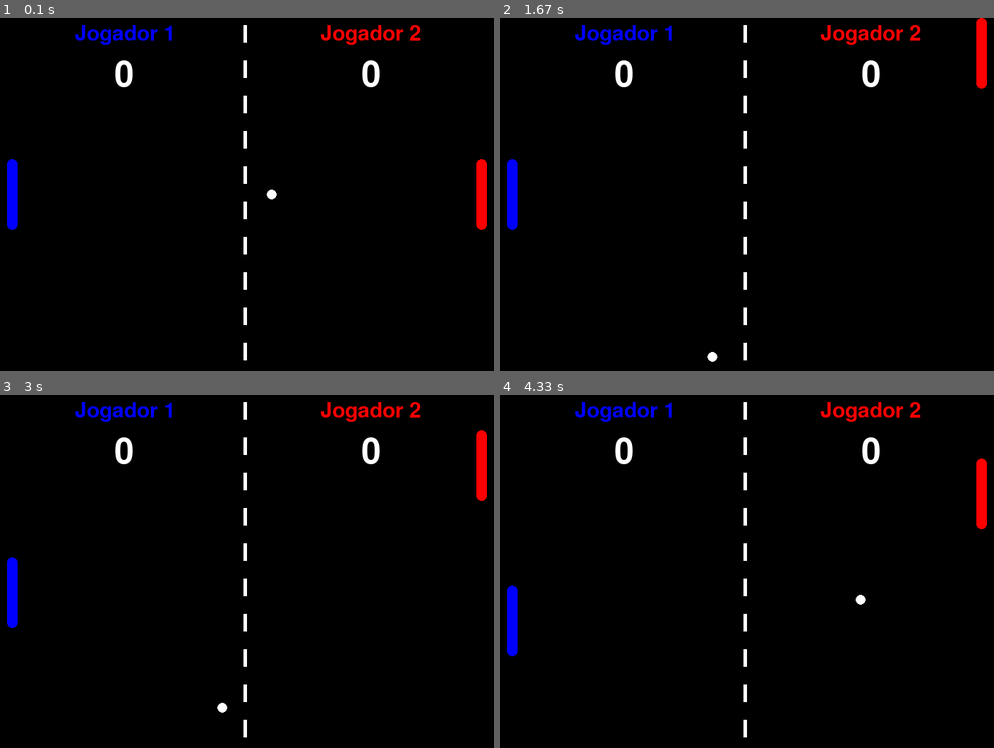
Above: before the commit, frames 1-4 (two rows, left to right).
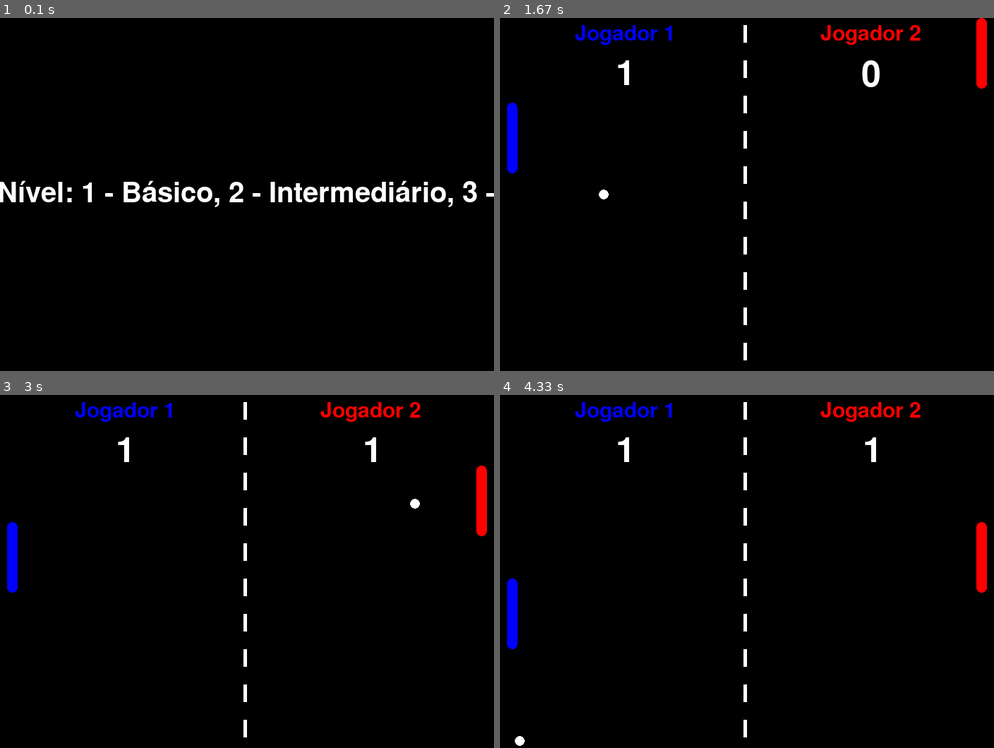
Above: after the commit, the same moments.

Repository: belleruivo/pyGame-Pong
Game: pygame game, started from import.py
Two runs of this game, one before a commit and one after it. Both use one fixed random seed, a clock stepped at 60 frames per second and the inputs below.
Inputs:
- Up to frame 1 (0.1 s): no input
- Up to frame 2 (1.67 s): tap 3 at 0.33 s; hold S 0.67-1.13 s; hold Up 0.67-1.13 s; hold Up 1.17-1.63 s; hold W 1.17-1.63 s
- Up to frame 3 (3 s): hold Down 1.67-1.97 s; hold S 1.67-1.97 s; hold Up 2-2.37 s; hold W 2-2.37 s; hold Down 2.4-2.77 s; hold S 2.4-2.77 s; hold Up from 2.8 s (still down); hold W from 2.8 s (still down)
- Up to frame 4 (4.33 s): release Up at 3.1 s; release W at 3.1 s; hold Down 3.13-3.43 s; hold S 3.13-3.43 s; hold Up 3.47-3.83 s; hold W 3.47-3.83 s; hold Down 3.87-4.23 s; hold S 3.87-4.23 s; hold Up from 4.27 s (still down); hold W from 4.27 s (still down)

The runs differ from the first frame. In frame 1, 4.7% of the frame differs, in the area x 0-100%, y 2-97%; in frame 2, 0.9%; in frame 3, 1.3%; in frame 4, 1.3%.

Commit message:
Opções de dificuldade

Diff:
--- a/import.py
+++ b/import.py
@@ -147,78 +147,115 @@
                 fator_reducao = (raquete_direita.altura / 2) / bola.VELOCIDADE_MAX
                 bola.velocidade_y = -diferenca_meio / fator_reducao
 
+def escolher_nivel(tela):
+    # configura a fonte para o menu
+    FONTE_MENU = pygame.freetype.SysFont("freesansbold", 40)
+
+    nivel = None
+    while nivel is None:
+        tela.fill(PRETO)  # limpa a tela
+
+        # desenha o texto do menu
+        texto_menu, retangulo_menu = FONTE_MENU.render("Escolha o Nível: 1 - Básico, 2 - Intermediário, 3 - Avançado", BRANCO)
+        tela.blit(texto_menu, (LARGURA // 2 - retangulo_menu.width // 2, ALTURA // 2 - retangulo_menu.height // 2))
+
+        pygame.display.update()  # atualiza a tela
+
+        for evento in pygame.event.get():
+            if evento.type == pygame.QUIT:
+                pygame.quit()
+                exit()
+
+            if evento.type == pygame.KEYDOWN:
+                if evento.key == pygame.K_1:
+                    nivel = "básico"
+                elif evento.key == pygame.K_2:
+                    nivel = "intermediário"
+                elif evento.key == pygame.K_3:
+                    nivel = "avançado"
+
+    return nivel
+
 def main():
-    rodando = True  # variável que controla o loop principal do jogo
-    relogio = pygame.time.Clock()  # cria um objeto para controlar o tempo de atualização do jogo
-
-    raquete_esquerda = Raquete(10, ALTURA // 2 - ALTURA_RAQUETE // 2, LARGURA_RAQUETE, ALTURA_RAQUETE, AZUL)  # cria a raquete esquerda
-    raquete_direita = Raquete(LARGURA - 10 - LARGURA_RAQUETE, ALTURA // 2 - ALTURA_RAQUETE // 2, LARGURA_RAQUETE, ALTURA_RAQUETE, VERMELHO)  # cria a raquete direita
-    bola = Bola(LARGURA // 2, ALTURA // 2, RAIO_BOLA)  # cria a bola
-
-    pontuacao_esquerda = 0  # inicializa a pontuação do jogador 1
-    pontuacao_direita = 0  # inicializa a pontuação do jogador 2
-
-    jogo_pausado = False  # variável para controlar se o jogo está pausado
-    mensagem_vitoria = None  # mensagem de vitória a ser exibida
-    mensagem_reiniciar = None  # mensagem de reinício a ser exibida
+    rodando = True
+    relogio = pygame.time.Clock()
+
+    raquete_esquerda = Raquete(10, ALTURA // 2 - ALTURA_RAQUETE // 2, LARGURA_RAQUETE, ALTURA_RAQUETE, AZUL)
+    raquete_direita = Raquete(LARGURA - 10 - LARGURA_RAQUETE, ALTURA // 2 - ALTURA_RAQUETE // 2, LARGURA_RAQUETE, ALTURA_RAQUETE, VERMELHO)
+    bola = Bola(LARGURA // 2, ALTURA // 2, RAIO_BOLA)
+
+    pontuacao_esquerda = 0
+    pontuacao_direita = 0
+
+    jogo_pausado = False
+    mensagem_vitoria = None
+    mensagem_reiniciar = None
+
+    nivel = escolher_nivel(TELA)  # Passa a tela para a função de escolha de nível
+
+    if nivel == "básico":
+        Bola.VELOCIDADE_MAX = 3
+        Raquete.VELOCIDADE = 5
+    elif nivel == "intermediário":
+        Bola.VELOCIDADE_MAX = 7
+        Raquete.VELOCIDADE = 9
+    elif nivel == "avançado":
+        Bola.VELOCIDADE_MAX = 20
+        Raquete.VELOCIDADE = 10
 
     while rodando:
-        relogio.tick(FPS)  # controla a taxa de atualização do jogo
-
-        for evento in pygame.event.get():  # loop para capturar eventos do jogo
-            if evento.type == pygame.QUIT:  # evento de fechar a janela do jogo
-                rodando = False  # encerra o loop principal
+        relogio.tick(FPS)
+
+        for evento in pygame.event.get():
+            if evento.type == pygame.QUIT:
+                rodando = False
                 break
 
-            if evento.type == pygame.KEYDOWN:  # evento de pressionar uma tecla
-                if evento.key == pygame.K_r and jogo_pausado:  # se a tecla 'R' for pressionada e o jogo estiver pausado
-                    pontuacao_esquerda = 0  # reseta a pontuação do jogador 1
-                    pontuacao_direita = 0  # reseta a pontuação do jogador 2
-                    bola.resetar()  # reseta a posição e a velocidade da bola
-                    raquete_esquerda.resetar()  # reseta a posição da raquete esquerda
-                    raquete_direita.resetar()  # reseta a posição da raquete direita
-                    jogo_pausado = False  # despausa o jogo
-                    mensagem_vitoria = None  # reseta a mensagem de vitória
-                    mensagem_reiniciar = None  # reseta a mensagem de reinício
-
-        if not jogo_pausado:  # se o jogo não estiver pausado, atualiza o estado do jogo
-            keys = pygame.key.get_pressed()  # captura as teclas pressionadas
-
-            # movimentação das raquetes
-            if keys[pygame.K_w] and raquete_esquerda.y - raquete_esquerda.VELOCIDADE >= 0:  # movimenta a raquete esquerda para cima
+            if evento.type == pygame.KEYDOWN:
+                if evento.key == pygame.K_r and jogo_pausado:
+                    pontuacao_esquerda = 0
+                    pontuacao_direita = 0
+                    bola.resetar()
+                    raquete_esquerda.resetar()
+                    raquete_direita.resetar()
+                    jogo_pausado = False
+                    mensagem_vitoria = None
+                    mensagem_reiniciar = None
+
+        if not jogo_pausado:
+            keys = pygame.key.get_pressed()
+
+            if keys[pygame.K_w] and raquete_esquerda.y - raquete_esquerda.VELOCIDADE >= 0:
                 raquete_esquerda.mover(cima=True)
-            if keys[pygame.K_s] and raquete_esquerda.y + raquete_esquerda.altura + raquete_esquerda.VELOCIDADE <= ALTURA:  # movimenta a raquete esquerda para baixo
+            if keys[pygame.K_s] and raquete_esquerda.y + raquete_esquerda.altura + raquete_esquerda.VELOCIDADE <= ALTURA:
                 raquete_esquerda.mover(cima=False)
-            if keys[pygame.K_UP] and raquete_direita.y - raquete_direita.VELOCIDADE >= 0:  # movimenta a raquete direita para cima
+            if keys[pygame.K_UP] and raquete_direita.y - raquete_direita.VELOCIDADE >= 0:
                 raquete_direita.mover(cima=True)
-            if keys[pygame.K_DOWN] and raquete_direita.y + raquete_direita.altura + raquete_direita.VELOCIDADE <= ALTURA:  # movimenta a raquete direita para baixo
+            if keys[pygame.K_DOWN] and raquete_direita.y + raquete_direita.altura + raquete_direita.VELOCIDADE <= ALTURA:
                 raquete_direita.mover(cima=False)
 
-            bola.mover()  # move a bola
-
-            tratar_colisao(bola, raquete_esquerda, raquete_direita)  # trata as colisões da bola com as raquetes e as bordas da tela
-
-            # atualiza a pontuação e reseta a bola se ela sair da tela
+            bola.mover()
+            tratar_colisao(bola, raquete_esquerda, raquete_direita)
+
             if bola.x < 0:
-                pontuacao_direita += 1  # incrementa a pontuação do jogador 2
-                bola.resetar()  # reseta a bola
+                pontuacao_direita += 1
+                bola.resetar()
             elif bola.x > LARGURA:
-                pontuacao_esquerda += 1  # incrementa a pontuação do jogador 1
-                bola.resetar()  # reseta a bola
-
-            # verifica se algum jogador venceu o jogo
+                pontuacao_esquerda += 1
+                bola.resetar()
+
             if pontuacao_esquerda >= PONTUACAO_VITORIA:
                 mensagem_vitoria = "Jogador 1 ganhou!"
                 mensagem_reiniciar = "Press 'R' para recomeçar"
-                jogo_pausado = True  # pausa o jogo
+                jogo_pausado = True
             elif pontuacao_direita >= PONTUACAO_VITORIA:
                 mensagem_vitoria = "Jogador 2 ganhou!"
                 mensagem_reiniciar = "Pressione 'R' para recomeçar"
-                jogo_pausado = True  # pausa o jogo
-
-        desenhar(TELA, [raquete_esquerda, raquete_direita], bola, pontuacao_esquerda, pontuacao_direita, mensagem_reiniciar, mensagem_vitoria)  # desenha os elementos do jogo na tela
-
-    pygame.quit()  # encerra o pygame
+                jogo_pausado = True
+
+        desenhar(TELA, [raquete_esquerda, raquete_direita], bola, pontuacao_esquerda, pontuacao_direita, mensagem_reiniciar, mensagem_vitoria)
+
+    pygame.quit()
 
 if __name__ == "__main__":
-    main()  # inicia o jogo
+    main()
